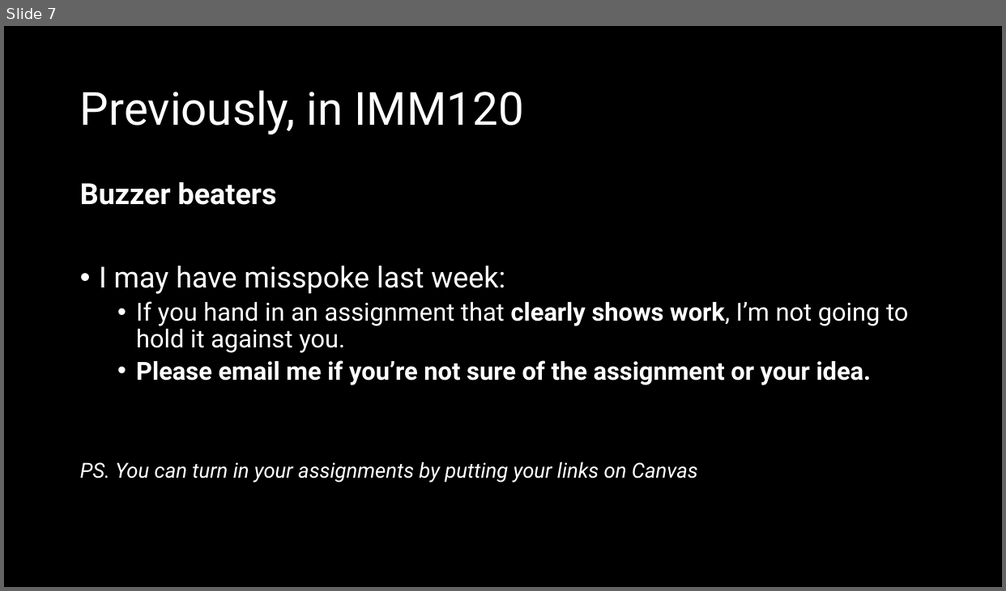
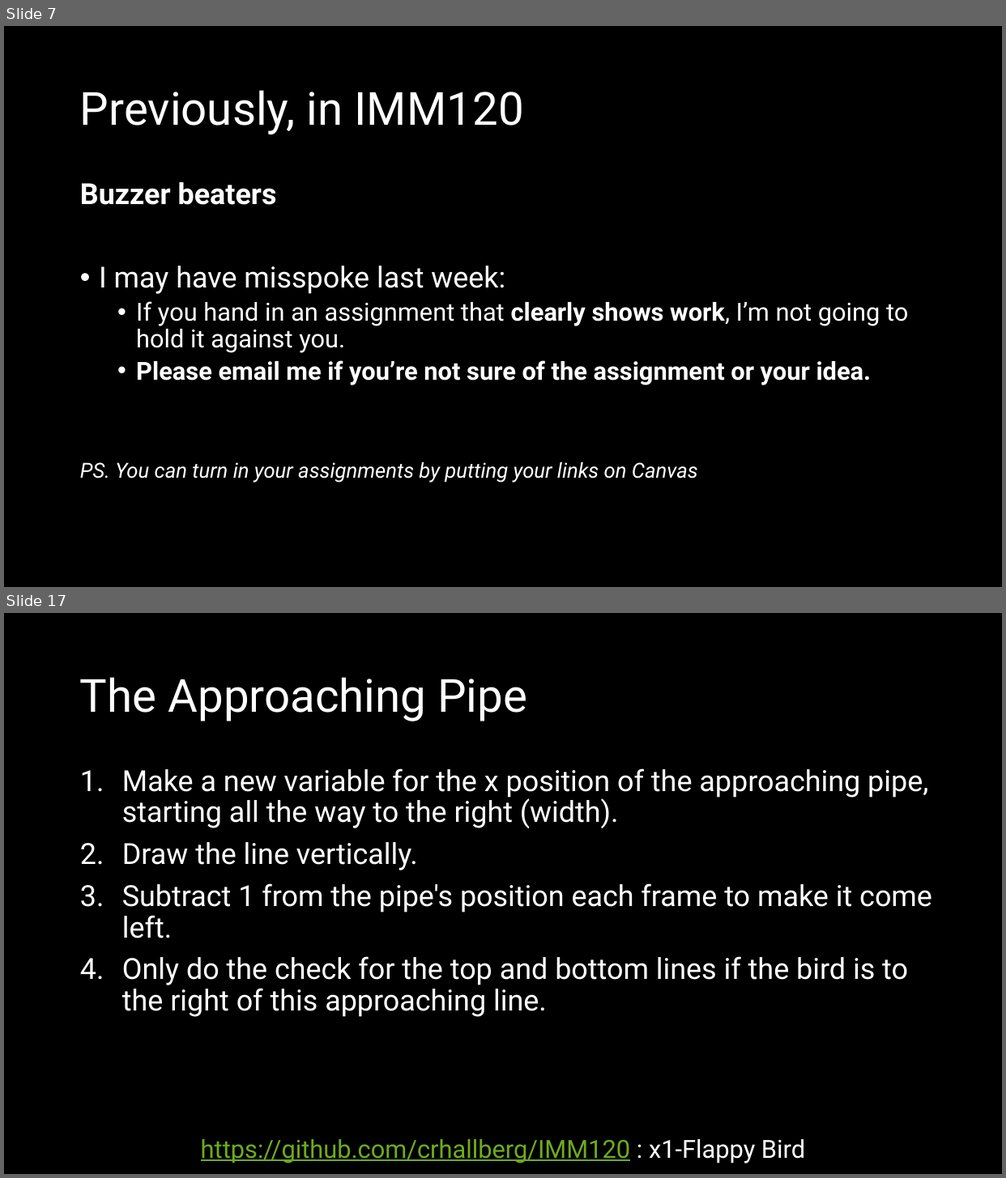
Before and after one commit to crhallberg/IMM120, a slide deck: Presentations/Class 03 - Sept 18.pptx. Shown one above the other, each under a label of ours: slide 7 before the commit, slides 7 and 17 after it; the slides between them are not shown. The pictures are 1006x591 and 1006x1178 pixels, drawn with LibreOffice and Linux fonts; fonts in the diff are those of the drawing. Boxes give left, top, right and bottom in pixels: in the first picture for what was removed or moved away, otherwise in the second. Text is boxed around its words. In the diff, an @@ line names an element or a change of style, - is before the commit and + after.

```diff
--- a/Presentations/Class 03 - Sept 18.pptx
+++ b/Presentations/Class 03 - Sept 18.pptx
@@ slide 17 added at <box>4,613,1002,1174</box>, background #000000 @@
@@ title added at <box>80,677,527,722</box>, 44 pt, text #FFFFFF @@
+The Approaching Pipe
@@ text added at <box>122,769,932,1017</box>, 28 pt, text #FFFFFF @@
+1. Make a new variable for the x position of the approaching pipe, starting all the way to the right (width).
+2. Draw the line vertically.
+3. Subtract 1 from the pipe's position each frame to make it come left.
+4. Only do the check for the top and bottom lines if the bird is to the right of this approaching line.
@@ text added at <box>201,1139,805,1164</box>, 24 pt, text #6EAC1C, underline @@
+https://github.com/crhallberg/IMM120 : x1-Flappy Bird
```
Also in this commit, not shown: 2 slides changed, 14 other slides added, 1 other file.
